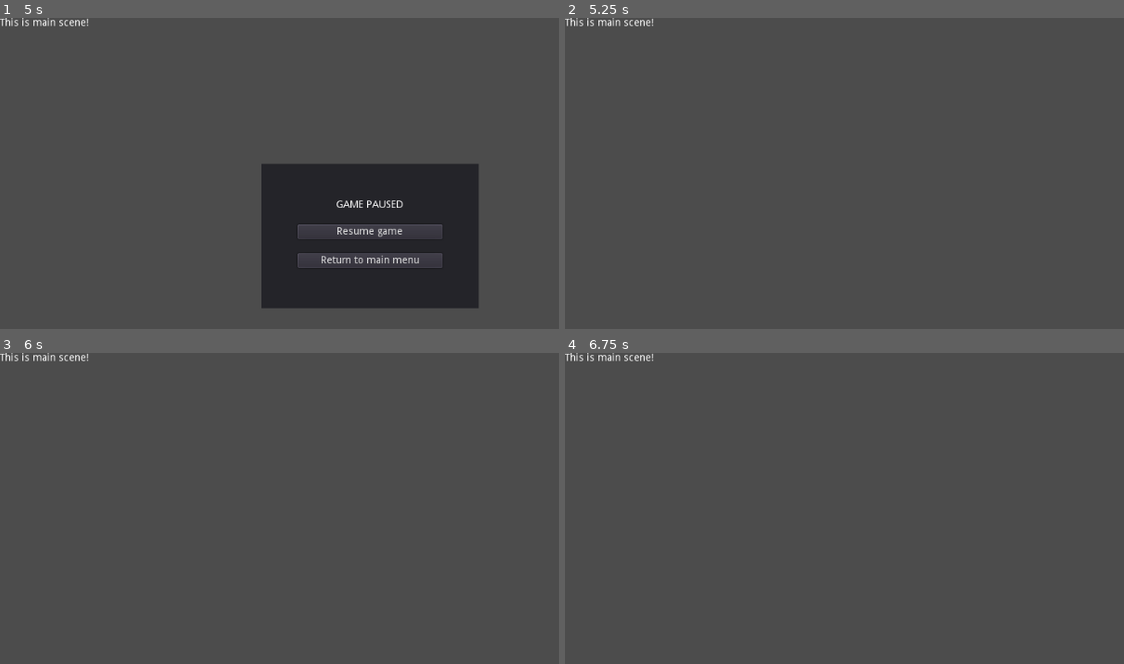
Above: before the commit, frames 1-4 (two rows, left to right).
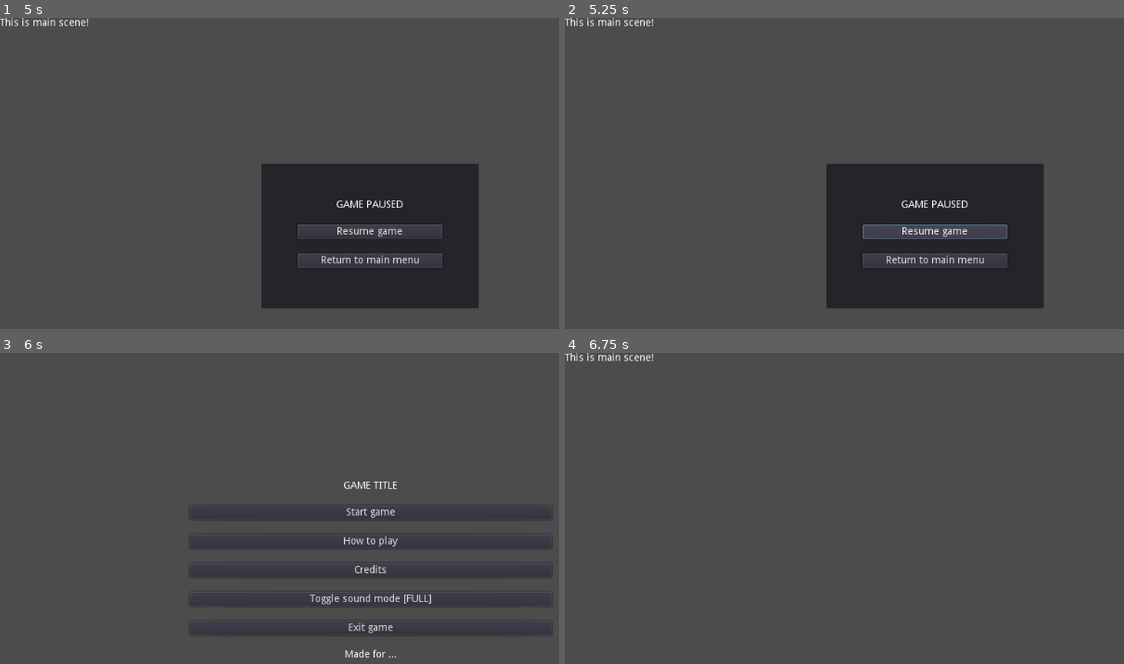
Above: after the commit, the same moments.

Repository: moisesjbc/godot-game-boilerplate
Game: Godot game, scene res://menus/main_menu/main_menu.tscn
The game is run twice, just before and just after one commit, with the same random seed, the same clock (stepped at 60 frames per second) and the same inputs.
Inputs (mouse positions are in pixels of both pictures, inside the frame that each line leads up to):
- Up to frame 1 (5 s): click "Start game" at 0.5 s; tap Enter at 1.25, 2.75, 4.25 s; tap Space at 2, 3.5 s; tap Escape (ui_pause) at 4.9 s
- Up to frame 2 (5.25 s): click "Resume game" at 5 s
- Up to frame 3 (6 s): click (368, 595) at 5.75 s, where only the run after the commit has a clickable "Return to main menu"
- Up to frame 4 (6.75 s): click (933, 511) at 6.5 s, where only the run after the commit has a clickable "Start game"

Frame 1 is identical in both runs. In frame 2, 16% of the frame differs, in the area x 46-86%, y 47-94%; in frame 3, 1.7%; in frame 4, nothing differs.

Commit message:
Added game over menu

Diff:
--- a/godot-project/main/main.tscn
+++ b/godot-project/main/main.tscn
@@ -1,9 +1,10 @@
-[gd_scene load_steps=3 format=2]
+[gd_scene load_steps=4 format=2]
 
 [ext_resource path="res://main/main.gd" type="Script" id=1]
 [ext_resource path="res://menus/pause_menu/pause_menu.tscn" type="PackedScene" id=2]
+[ext_resource path="res://menus/game_over_menu/game_over_menu.tscn" type="PackedScene" id=3]
 
-[node name="main" type="Node2D"]
+[node name="main" type="Node2D" index="0"]
 
 script = ExtResource( 1 )
 
@@ -29,3 +30,7 @@
 [node name="pause_menu" parent="." index="1" instance=ExtResource( 2 )]
 
 visible = false
+
+[node name="game_over_menu" parent="." index="2" instance=ExtResource( 3 )]
+
+visible = false
--- /dev/null
+++ b/godot-project/menus/game_over_menu/game_over_menu.gd
@@ -0,0 +1,17 @@
+extends CenterContainer
+
+
+func pause_game():
+	get_tree().paused = true
+	visible = true
+
+func unpause_game():
+	get_tree().paused = false
+	visible = false
+
+func _on_resume_button_pressed():
+	unpause_game()
+
+func _on_return_button_pressed():
+	unpause_game()
+	get_tree().change_scene("res://menus/main_menu/main_menu.tscn")
--- /dev/null
+++ b/godot-project/menus/game_over_menu/game_over_menu.tscn
@@ -0,0 +1,154 @@
+[gd_scene load_steps=2 format=2]
+
+[ext_resource path="res://menus/pause_menu/pause_menu.gd" type="Script" id=1]
+
+[node name="game_over_menu" type="CenterContainer"]
+
+pause_mode = 2
+anchor_left = 0.0
+anchor_top = 0.0
+anchor_right = 0.0
+anchor_bottom = 0.0
+margin_top = 1.0
+margin_right = 1022.0
+margin_bottom = 603.0
+rect_pivot_offset = Vector2( 0, 0 )
+rect_clip_content = false
+mouse_filter = 0
+mouse_default_cursor_shape = 0
+size_flags_horizontal = 1
+size_flags_vertical = 1
+use_top_left = false
+script = ExtResource( 1 )
+_sections_unfolded = [ "Pause", "Rect" ]
+
+[node name="panel" type="Panel" parent="." index="0"]
+
+anchor_left = 0.0
+anchor_top = 0.0
+anchor_right = 0.0
+anchor_bottom = 0.0
+margin_left = 361.0
+margin_top = 201.0
+margin_right = 661.0
+margin_bottom = 401.0
+rect_min_size = Vector2( 300, 200 )
+rect_pivot_offset = Vector2( 0, 0 )
+rect_clip_content = false
+mouse_filter = 0
+mouse_default_cursor_shape = 0
+size_flags_horizontal = 1
+size_flags_vertical = 1
+_sections_unfolded = [ "Rect" ]
+
+[node name="margin" type="MarginContainer" parent="panel" index="0"]
+
+anchor_left = 0.0
+anchor_top = 0.0
+anchor_right = 0.0
+anchor_bottom = 0.0
+margin_right = 300.0
+margin_bottom = 201.0
+rect_pivot_offset = Vector2( 0, 0 )
+rect_clip_content = false
+mouse_filter = 0
+mouse_default_cursor_shape = 0
+size_flags_horizontal = 1
+size_flags_vertical = 1
+custom_constants/margin_right = 50
+custom_constants/margin_top = 50
+custom_constants/margin_left = 50
+custom_constants/margin_bottom = 50
+_sections_unfolded = [ "custom_constants" ]
+
+[node name="layout" type="VBoxContainer" parent="panel/margin" index="0"]
+
+anchor_left = 0.0
+anchor_top = 0.0
+anchor_right = 0.0
+anchor_bottom = 0.0
+margin_left = 50.0
+margin_top = 50.0
+margin_right = 250.0
+margin_bottom = 151.0
+rect_pivot_offset = Vector2( 0, 0 )
+rect_clip_content = false
+mouse_filter = 1
+mouse_default_cursor_shape = 0
+size_flags_horizontal = 1
+size_flags_vertical = 1
+custom_constants/separation = 20
+alignment = 0
+_sections_unfolded = [ "custom_constants" ]
+
+[node name="title" type="Label" parent="panel/margin/layout" index="0"]
+
+anchor_left = 0.0
+anchor_top = 0.0
+anchor_right = 0.0
+anchor_bottom = 0.0
+margin_right = 200.0
+margin_bottom = 14.0
+rect_pivot_offset = Vector2( 0, 0 )
+rect_clip_content = false
+mouse_filter = 2
+mouse_default_cursor_shape = 0
+size_flags_horizontal = 1
+size_flags_vertical = 4
+text = "GAME OVER"
+align = 1
+percent_visible = 1.0
+lines_skipped = 0
+max_lines_visible = -1
+
+[node name="restart_button" type="Button" parent="panel/margin/layout" index="1"]
+
+anchor_left = 0.0
+anchor_top = 0.0
+anchor_right = 0.0
+anchor_bottom = 0.0
+margin_top = 34.0
+margin_right = 200.0
+margin_bottom = 54.0
+rect_pivot_offset = Vector2( 0, 0 )
+rect_clip_content = false
+focus_mode = 2
+mouse_filter = 0
+mouse_default_cursor_shape = 0
+size_flags_horizontal = 1
+size_flags_vertical = 1
+toggle_mode = false
+enabled_focus_mode = 2
+shortcut = null
+group = null
+text = "Restart game"
+flat = false
+align = 1
+
+[node name="return_button" type="Button" parent="panel/margin/layout" index="2"]
+
+anchor_left = 0.0
+anchor_top = 0.0
+anchor_right = 0.0
+anchor_bottom = 0.0
+margin_top = 74.0
+margin_right = 200.0
+margin_bottom = 94.0
+rect_pivot_offset = Vector2( 0, 0 )
+rect_clip_content = false
+focus_mode = 2
+mouse_filter = 0
+mouse_default_cursor_shape = 0
+size_flags_horizontal = 1
+size_flags_vertical = 1
+toggle_mode = false
+enabled_focus_mode = 2
+shortcut = null
+group = null
+text = "Return to main menu"
+flat = false
+align = 1
+
+[connection signal="pressed" from="panel/margin/layout/restart_button" to="." method="_on_restart_button_pressed"]
+
+[connection signal="pressed" from="panel/margin/layout/return_button" to="." method="_on_return_button_pressed"]
--- a/godot-project/menus/pause_menu/pause_menu.gd
+++ b/godot-project/menus/pause_menu/pause_menu.gd
@@ -1,5 +1,8 @@
 extends CenterContainer
 
+
+func run():
+	pause_game()
 
 func pause_game():
 	get_tree().paused = true
@@ -9,9 +12,10 @@
 	get_tree().paused = false
 	visible = false
 
-func _on_resume_button_pressed():
-	unpause_game()
-
 func _on_return_button_pressed():
 	unpause_game()
 	get_tree().change_scene("res://menus/main_menu/main_menu.tscn")
+
+func _on_restart_button_pressed():
+	unpause_game()
+	get_tree().change_scene("res://main/main.tscn")
